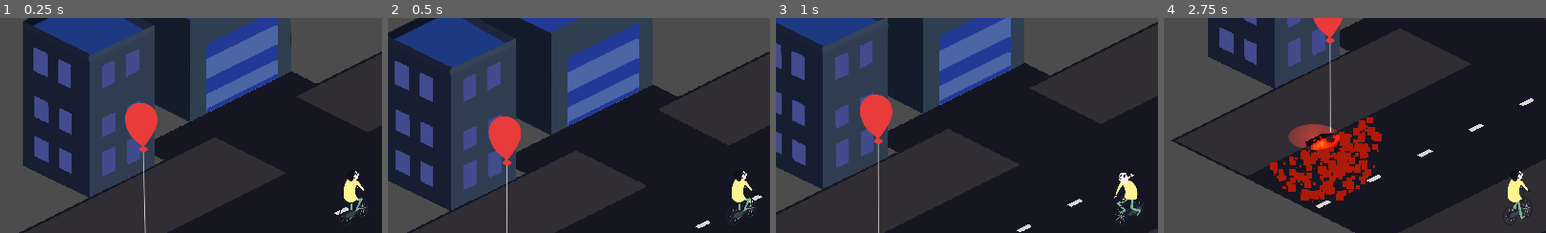
Above: before the commit, frames 1-4 (left to right).
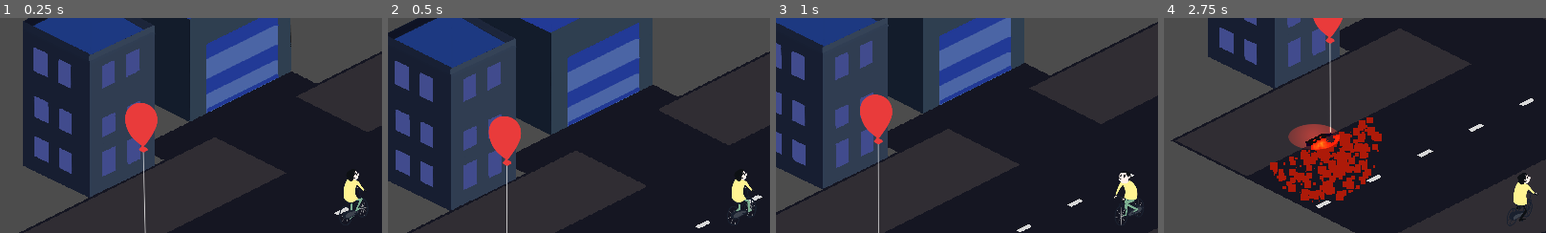
Above: after the commit, the same moments.

Repository: Merliin42/Ludum-Dare-46
Game: Godot game, scene res://Scenes/Main.tscn
Same seed, same stepped clock (60 frames per second), same inputs: the game is played once before the commit and once after it.
Inputs:
- Up to frame 1 (0.25 s): no input
- Up to frame 2 (0.5 s): no input
- Up to frame 3 (1 s): hold D (ui_right) from 0.53 s (still down); tap Space (ui_accept) at 0.77 s
- Up to frame 4 (2.75 s): release D (ui_right) at 1.28 s; hold S (speed_down) 1.28-2.03 s; tap Space (ui_accept) at 1.52 s; hold D (ui_right) from 2.03 s (still down)
The pictures show only the part of the screen within x 4-54%, y 8-58%; the shares and areas given below are measured in that part.

Frame 1 is identical in both runs. In frame 2, 0.1% of the frame differs, in the area x 89-96%, y 83-96%; in frame 3, 0.2%; in frame 4, 0.8%, in the area x 89-98%, y 71-95%.

Commit message:
Adding 2 animations

Diff:
--- a/Scenes/Character.tscn
+++ b/Scenes/Character.tscn
@@ -13,24 +13,46 @@
 [ext_resource path="res://Assets/Character/forward/forward4.png" type="Texture" id=11]
 [ext_resource path="res://Assets/Character/forward/forward5.png" type="Texture" id=12]
 [ext_resource path="res://Assets/Character/forward/forward2.png" type="Texture" id=13]
+[ext_resource path="res://Assets/Character/forward_left/pers-g5.png" type="Texture" id=14]
+[ext_resource path="res://Assets/Character/forward_right/perso-d3.png" type="Texture" id=15]
+[ext_resource path="res://Assets/Character/forward_right/perso-d2.png" type="Texture" id=16]
+[ext_resource path="res://Assets/Character/forward_left/pers-g4.png" type="Texture" id=17]
+[ext_resource path="res://Assets/Character/forward_right/perso-d6.png" type="Texture" id=18]
+[ext_resource path="res://Assets/Character/forward_right/perso-d1.png" type="Texture" id=19]
+[ext_resource path="res://Assets/Character/forward_right/perso-d4.png" type="Texture" id=20]
+[ext_resource path="res://Assets/Character/forward_right/perso-d5.png" type="Texture" id=21]
+[ext_resource path="res://Assets/Character/forward_left/pers-g1.png" type="Texture" id=22]
+[ext_resource path="res://Assets/Character/forward_left/pers-g2.png" type="Texture" id=23]
+[ext_resource path="res://Assets/Character/forward_left/pers-g3.png" type="Texture" id=24]
+[ext_resource path="res://Assets/Character/forward_left/pers-g6.png" type="Texture" id=25]
 
-[sub_resource type="RectangleShape2D" id=3]
+[sub_resource type="RectangleShape2D" id=1]
 extents = Vector2( 56, 24 )
 
-[sub_resource type="SpriteFrames" id=1]
+[sub_resource type="SpriteFrames" id=2]
 animations = [ {
 "frames": [ ExtResource( 10 ), ExtResource( 1 ), ExtResource( 3 ), ExtResource( 4 ), ExtResource( 5 ), ExtResource( 6 ) ],
 "loop": true,
 "name": "backward",
-"speed": 24.0
+"speed": 25.0
 }, {
 "frames": [ ExtResource( 9 ), ExtResource( 13 ), ExtResource( 7 ), ExtResource( 11 ), ExtResource( 12 ), ExtResource( 8 ) ],
 "loop": true,
 "name": "forward",
-"speed": 24.0
+"speed": 25.0
+}, {
+"frames": [ ExtResource( 19 ), ExtResource( 16 ), ExtResource( 15 ), ExtResource( 20 ), ExtResource( 21 ), ExtResource( 18 ) ],
+"loop": true,
+"name": "forward_right",
+"speed": 25.0
+}, {
+"frames": [ ExtResource( 22 ), ExtResource( 23 ), ExtResource( 24 ), ExtResource( 17 ), ExtResource( 14 ), ExtResource( 25 ) ],
+"loop": true,
+"name": "forward_left",
+"speed": 25.0
 } ]
 
-[sub_resource type="RectangleShape2D" id=2]
+[sub_resource type="RectangleShape2D" id=3]
 extents = Vector2( 64, 80 )
 
 [node name="Character" type="KinematicBody2D"]
@@ -40,12 +62,12 @@
 
 [node name="CollisionShape2D" type="CollisionShape2D" parent="."]
 position = Vector2( 8, 48 )
-shape = SubResource( 3 )
+shape = SubResource( 1 )
 
 [node name="AnimatedSprite" type="AnimatedSprite" parent="."]
-frames = SubResource( 1 )
-animation = "backward"
-frame = 5
+frames = SubResource( 2 )
+animation = "forward_right"
+frame = 4
 playing = true
 
 [node name="TrapsDetector" type="Area2D" parent="."]
--- a/Scripts/Character.gd
+++ b/Scripts/Character.gd
@@ -10,7 +10,7 @@
 
 # warning-ignore:unused_argument
 func _process(delta):
-
+	var lr = ""
 	if Input.is_action_just_pressed("ui_accept") and return_possible:
 		direction = -direction
 		return_possible = false
@@ -20,8 +20,10 @@
 
 	if Input.is_action_pressed("ui_left"):
 		displacement.y -= Input.get_action_strength("ui_left")*2
+		lr = "left"
 	elif Input.is_action_pressed("ui_right"):
 		displacement.y += Input.get_action_strength("ui_right")*2
+		lr = "right"
 
 	displacement = displacement.normalized()*300
 
@@ -34,7 +36,12 @@
 		displacement.y -= Input.get_action_strength("speed_up")*50
 
 	if direction == 1 :
-		$AnimatedSprite.animation = "forward"
+		if lr == "left" :
+			$AnimatedSprite.animation = "forward_left"
+		elif lr == "right" :
+			$AnimatedSprite.animation = "forward_right"
+		else:
+			$AnimatedSprite.animation = "forward"
 	elif direction == -1 :
 		$AnimatedSprite.animation = "backward"
 
Binary file added: Assets/Character/forward_left/pers-g1.png
Not shown, added: Assets/Character/forward_left/pers-g1.png.import
Binary file added: Assets/Character/forward_left/pers-g2.png
Not shown, added: Assets/Character/forward_left/pers-g2.png.import
Binary file added: Assets/Character/forward_left/pers-g3.png
Not shown, added: Assets/Character/forward_left/pers-g3.png.import
Binary file added: Assets/Character/forward_left/pers-g4.png
Not shown, added: Assets/Character/forward_left/pers-g4.png.import
Binary file added: Assets/Character/forward_left/pers-g5.png
Not shown, added: Assets/Character/forward_left/pers-g5.png.import
Binary file added: Assets/Character/forward_left/pers-g6.png
Not shown, added: Assets/Character/forward_left/pers-g6.png.import
(and 13 more such lines)
